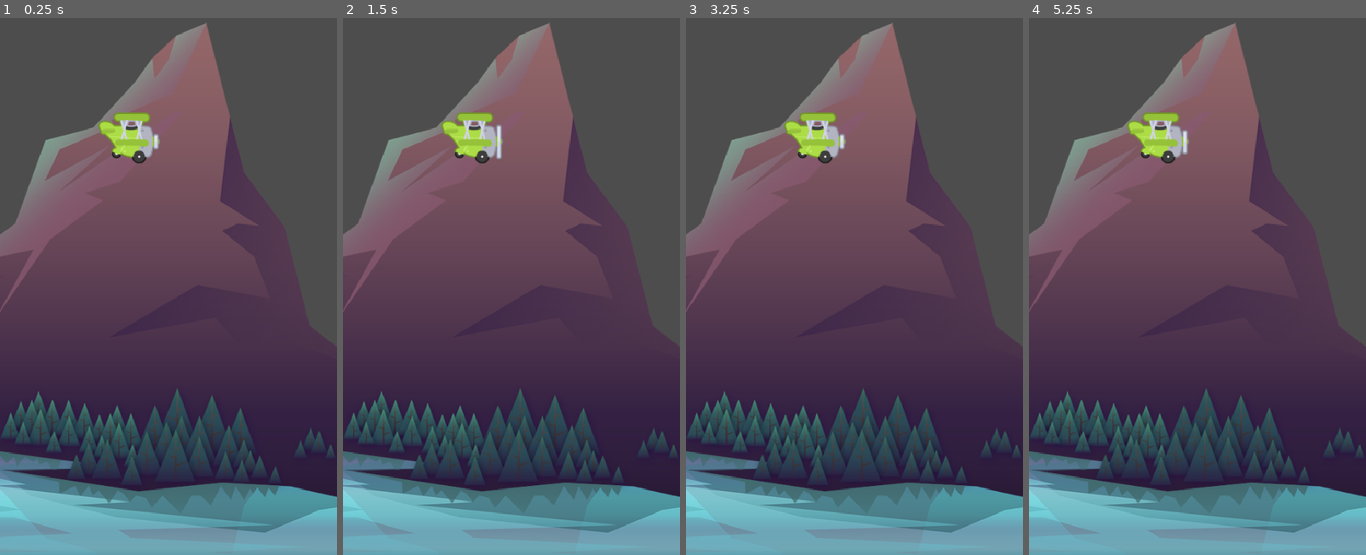
Above: before the commit, frames 1-4 (left to right).
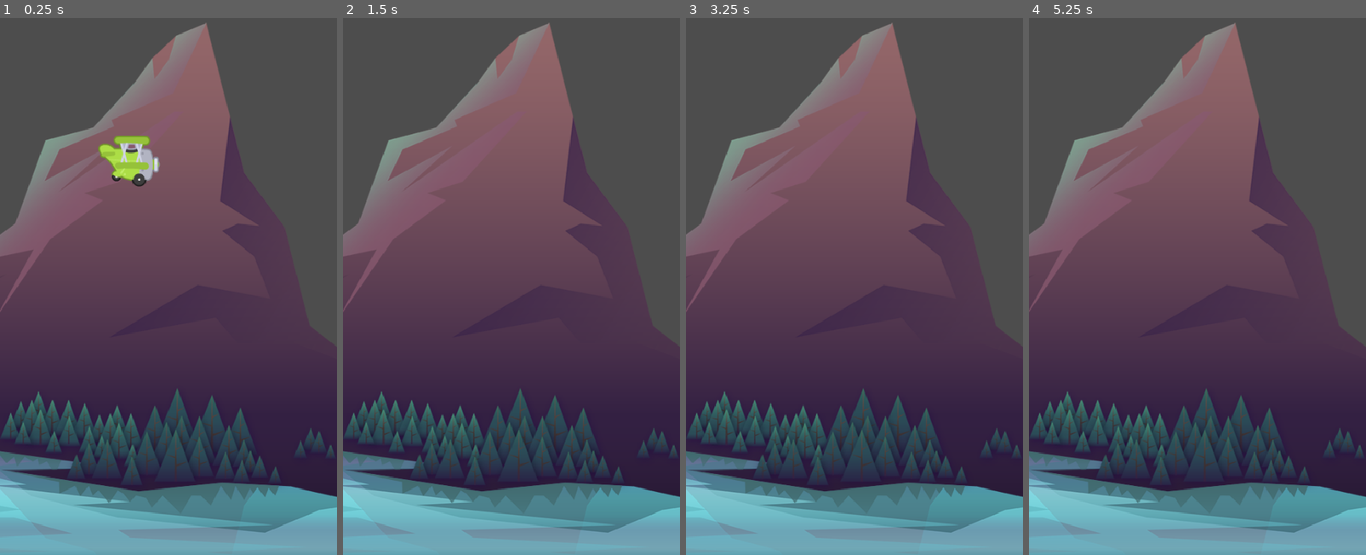
Above: after the commit, the same moments.

Repository: franmerlini/learning-godot
Game: Godot game, scene res://Scenes/Game/Game.tscn
Two runs of this game, one before a commit and one after it. Both use one fixed random seed, a clock stepped at 60 frames per second and the inputs below.
Inputs:
- Up to frame 1 (0.25 s): no input
- Up to frame 2 (1.5 s): hold Space (power, bound only after the commit) 0.53-1.28 s; tap Space (power, bound only after the commit) at 1.35 s
- Up to frame 3 (3.25 s): tap Enter at 2 s; hold Space (power, bound only after the commit) 2.03-2.78 s; tap Space (power, bound only after the commit) at 2.85 s
- Up to frame 4 (5.25 s): tap Enter at 3.5, 5 s; hold Space (power, bound only after the commit) 3.53-4.28 s; tap Space (power, bound only after the commit) at 4.35 s; hold Space (power, bound only after the commit) from 5.03 s (still down)

The runs differ from the first frame. In frame 1, 1.7% of the frame differs, in the area x 29-48%, y 17-32%; in frame 2, 1.2%; in frame 3, 1.1%; in frame 4, 1.2%.

Commit message:
add Plane movement

Diff:
--- /dev/null
+++ b/02-tappy-plane/Scenes/TappyPlane/TappyPlane.gd
@@ -0,0 +1,17 @@
+extends CharacterBody2D
+
+const JUMP_POWER: float = 350
+
+var _gravity = ProjectSettings.get_setting("physics/2d/default_gravity")
+var _jumped: bool = false
+
+func _unhandled_input(event: InputEvent) -> void:
+	if event.is_action_pressed("power"):
+		_jumped = true
+
+func _physics_process(delta: float) -> void:
+	velocity.y += _gravity * delta
+	if _jumped:
+		velocity.y -= JUMP_POWER
+		_jumped = false
+	move_and_slide()
--- a/02-tappy-plane/Scenes/TappyPlane/TappyPlane.tscn
+++ b/02-tappy-plane/Scenes/TappyPlane/TappyPlane.tscn
@@ -1,5 +1,6 @@
-[gd_scene load_steps=7 format=3 uid="uid://b22y1i5tgcul1"]
+[gd_scene load_steps=8 format=3 uid="uid://b22y1i5tgcul1"]
 
+[ext_resource type="Script" uid="uid://d02jisdtcfikq" path="res://Scenes/TappyPlane/TappyPlane.gd" id="1_8wjqg"]
 [ext_resource type="Texture2D" uid="uid://bkn260ntwpxew" path="res://Assets/plane/planes_sheet.png" id="2_kv6wn"]
 
 [sub_resource type="AtlasTexture" id="AtlasTexture_jfjno"]
@@ -35,6 +36,7 @@
 radius = 35.0
 
 [node name="TappyPlane" type="CharacterBody2D"]
+script = ExtResource("1_8wjqg")
 
 [node name="AnimatedSprite2D" type="AnimatedSprite2D" parent="."]
 sprite_frames = SubResource("SpriteFrames_f8emj")
--- a/02-tappy-plane/project.godot
+++ b/02-tappy-plane/project.godot
@@ -26,6 +26,14 @@
 naming/scene_name_casing=1
 naming/script_name_casing=1
 
+[input]
+
+power={
+"deadzone": 0.2,
+"events": [Object(InputEventKey,"resource_local_to_scene":false,"resource_name":"","device":-1,"window_id":0,"alt_pressed":false,"shift_pressed":false,"ctrl_pressed":false,"meta_pressed":false,"pressed":false,"keycode":0,"physical_keycode":32,"key_label":0,"unicode":32,"location":0,"echo":false,"script":null)
+]
+}
+
 [rendering]
 
 renderer/rendering_method="mobile"
Not shown, added: 02-tappy-plane/Scenes/TappyPlane/TappyPlane.gd.uid
